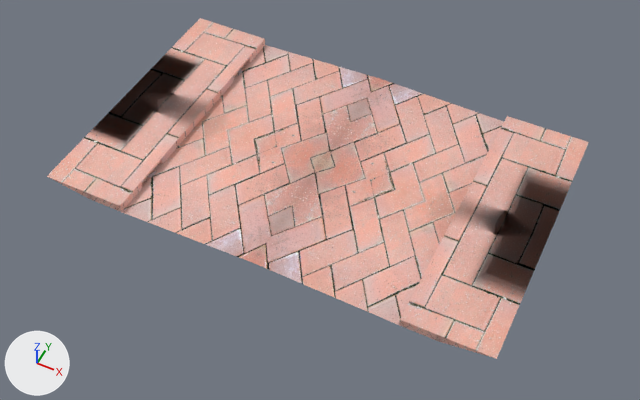
One commit to the OBJ model Project/models/road/road.obj: the scene before it, then after it.
One viewpoint serves both versions: a 50 mm camera at (11.7, -23.6, 27.3) aimed at (0.4, -1.0, -1.0). Every picture has the same lights, and +X, +Y and +Z are marked at lower left. Where no turn or scale is listed for an object, it has been applied to the vertices.

Script lines for the objects in view, before the commit:
```python
me_plane_plane_001 = bpy.data.meshes.new('Plane_Plane.001')
me_plane_plane_001.from_pydata(...)  # 125 vertices, 50 faces; spans x -9.8..9.8, y -6.0..6.0, z 0.0..0.4
me_plane_plane_001.materials.append(mat_material_001)
ob_plane_plane_001 = bpy.data.objects.new('Plane_Plane.001', me_plane_plane_001)
ob_plane_plane_001.location = (0.0, 0.0, 0.0)
```
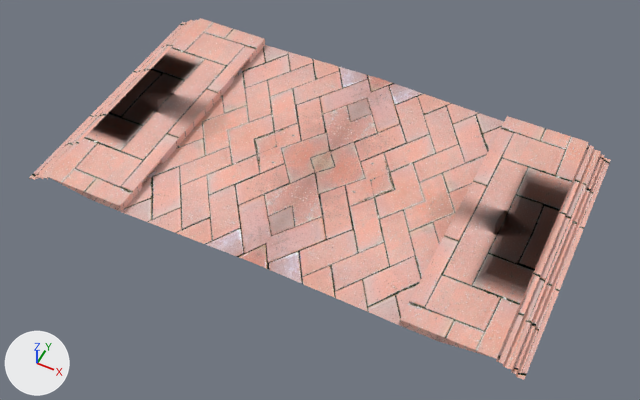
The change, as a list of edits to the scene's bpy script:
```text
Change me_plane_plane_001:
    used by ob_plane_plane_001; location = (0.0, 0.0, 0.0)
    remove me_plane_plane_001.from_pydata(...)  # 125 vertices, 50 faces; spans x -9.8..9.8, y -6.0..6.0, z 0.0..0.4
    add me_plane_plane_001.from_pydata(...)  # 179 vertices, 86 faces; spans x -10.9..10.9, y -6.0..6.0, z -0.3..0.4
    me_plane_plane_001 part 1
    54 vertices are added at x -10.9..10.9, y -6.0..6.0, z -0.3..0.2
    36 new faces join them
```

Changed parts and their boxes [x1, y1, x2, y2] in the pictures (640 x 400 px):
'Plane_Plane.001', reshaped (7% wider, 6% taller)
    before: [47, 18, 589, 359]
    after: [29, 18, 611, 380]
part 1 of me_plane_plane_001, added (pink)
    after: [29, 20, 611, 380]
